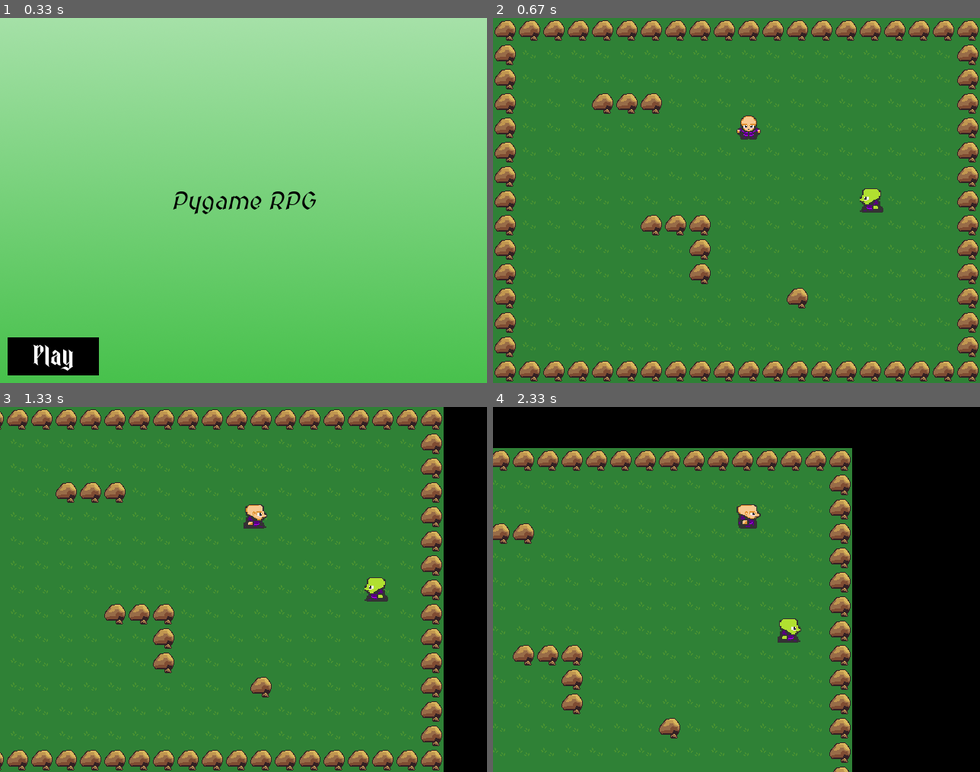
Above: before the commit, frames 1-4 (two rows, left to right).
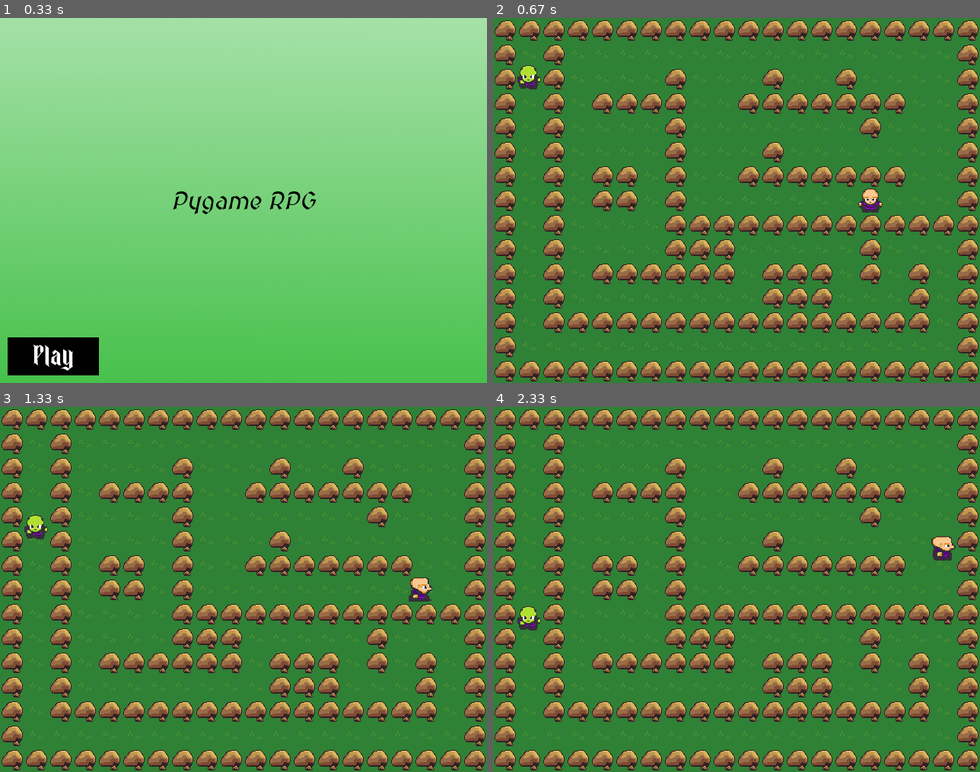
Above: after the commit, the same moments.

Repository: DannyCamacho/coin-chase-pygame
Game: pygame game, started from main.py
Two runs of this game, one before a commit and one after it. Both use one fixed random seed, a clock stepped at 60 frames per second and the inputs below.
Inputs (mouse positions are in pixels of both pictures, inside the frame that each line leads up to):
- Up to frame 1 (0.33 s): no input
- Up to frame 2 (0.67 s): click (546, 357) at 0.38 s
- Up to frame 3 (1.33 s): tap Space at 0.67 s; hold Right from 1 s (still down)
- Up to frame 4 (2.33 s): release Right at 1.47 s; hold Up 1.5-1.8 s; hold Right 1.83-2.3 s

Frame 1 is identical in both runs. In frame 2, 15% of the frame differs, in the area x 5-95%, y 7-87%; in frame 3, 40%; in frame 4, 60%, in the area x 0-100%, y 0-100%.

Commit message:
add a* pathfinding algorithm

Diff:
--- a/config.py
+++ b/config.py
@@ -17,38 +17,23 @@
 BLACK = (0, 0, 0)
 WHITE = (255, 255, 255)
 
+MAP_WIDTH = 20
+MAP_HEIGHT = 15
+
 tilemap = [
     'BBBBBBBBBBBBBBBBBBBB',
-    'B..................B',
-    'B..................B',
-    'B...BBB............B',
-    'B.........P........B',
-    'B..................B',
-    'B..................B',
-    'B...............E..B',
-    'B.....BBB..........B',
-    'B.......B..........B',
-    'B.......B..........B',
-    'B...........B......B',
-    'B..................B',
+    'BEB................B',
+    'B.B....B...B..B....B',
+    'B.B.BBBB..BBBBBBB..B',
+    'B.B....B.......B...B',
+    'B.B....B...B.......B',
+    'B.B.BB.B..BBBBBBB..B',
+    'B.B.BB.B.......P...B',
+    'B.B....BBBBBBBBBBBBB',
+    'B.B....BBB.....B...B',
+    'B.B.BBBBBB.BBB.B.B.B',
+    'B.B........BBB...B.B',
+    'B.BBBBBBBBBBBBBBBB.B',
     'B..................B',
     'BBBBBBBBBBBBBBBBBBBB',
 ]
-
-obstaclemap = [
-    'BBBBBBBBBBBBBBBBBBBB',
-    'B..................B',
-    'B..................B',
-    'B...BBB............B',
-    'B..................B',
-    'B..................B',
-    'B..................B',
-    'B..................B',
-    'B.....BBB..........B',
-    'B.......B..........B',
-    'B.......B..........B',
-    'B...........B......B',
-    'B..................B',
-    'B..................B',
-    'BBBBBBBBBBBBBBBBBBBB',
-]
--- a/main.py
+++ b/main.py
@@ -31,8 +31,6 @@
                     Enemy(self, j, i)
                 if col == "P":
                     self.player = Player(self, j, i)
-                if col == ".":
-                    pass
 
     def new(self):  # a new game starts
         self.playing = True
--- a/sprites.py
+++ b/sprites.py
@@ -2,6 +2,7 @@
 from config import *
 import math
 import random
+import heapq
 
 
 class Spritesheet:
@@ -17,7 +18,6 @@
 
 class Player(pygame.sprite.Sprite):
     def __init__(self, game, x, y):
-
         self.game = game
         self._layer = PLAYER_LAYER
         self.groups = self.game.all_sprites
@@ -43,15 +43,12 @@
         self.down_animations = [self.game.character_spritesheet.get_sprite(3, 2, self.width, self.height),
                                 self.game.character_spritesheet.get_sprite(35, 2, self.width, self.height),
                                 self.game.character_spritesheet.get_sprite(68, 2, self.width, self.height)]
-
         self.up_animations = [self.game.character_spritesheet.get_sprite(3, 34, self.width, self.height),
                               self.game.character_spritesheet.get_sprite(35, 34, self.width, self.height),
                               self.game.character_spritesheet.get_sprite(68, 34, self.width, self.height)]
-
         self.left_animations = [self.game.character_spritesheet.get_sprite(3, 98, self.width, self.height),
                                 self.game.character_spritesheet.get_sprite(35, 98, self.width, self.height),
                                 self.game.character_spritesheet.get_sprite(68, 98, self.width, self.height)]
-
         self.right_animations = [self.game.character_spritesheet.get_sprite(3, 66, self.width, self.height),
                                  self.game.character_spritesheet.get_sprite(35, 66, self.width, self.height),
                                  self.game.character_spritesheet.get_sprite(68, 66, self.width, self.height)]
@@ -69,19 +66,19 @@
         self.x_change = 0
         self.y_change = 0
 
-    def move_camera(self, direction):
-        if direction == 'left':
-            for sprite in self.game.all_sprites:
-                sprite.rect.x += PLAYER_SPEED
-        if direction == 'right':
-            for sprite in self.game.all_sprites:
-                sprite.rect.x -= PLAYER_SPEED
-        if direction == 'up':
-            for sprite in self.game.all_sprites:
-                sprite.rect.y += PLAYER_SPEED
-        if direction == 'down':
-            for sprite in self.game.all_sprites:
-                sprite.rect.y -= PLAYER_SPEED
+    # def move_camera(self, direction):
+    #     if direction == 'left':
+    #         for sprite in self.game.all_sprites:
+    #             sprite.rect.x += PLAYER_SPEED
+    #     if direction == 'right':
+    #         for sprite in self.game.all_sprites:
+    #             sprite.rect.x -= PLAYER_SPEED
+    #     if direction == 'up':
+    #         for sprite in self.game.all_sprites:
+    #             sprite.rect.y += PLAYER_SPEED
+    #     if direction == 'down':
+    #         for sprite in self.game.all_sprites:
+    #             sprite.rect.y -= PLAYER_SPEED
 
     def movement(self):
         keys = pygame.key.get_pressed()
@@ -112,11 +109,11 @@
                     self.rect.x = hits[0].rect.left - self.rect.width
                 if self.x_change < 0:
                     self.rect.x = hits[0].rect.right
-            else:
-                if self.x_change < 0:
-                    self.move_camera('left')
-                elif self.x_change > 0:
-                    self.move_camera('right')
+            # else:
+            #     if self.x_change < 0:
+            #         self.move_camera('left')
+            #     elif self.x_change > 0:
+            #         self.move_camera('right')
         if direction == "y":
             hits = pygame.sprite.spritecollide(self, self.game.blocks, False)
             if hits:
@@ -124,11 +121,11 @@
                     self.rect.y = hits[0].rect.top - self.rect.height
                 if self.y_change < 0:
                     self.rect.y = hits[0].rect.bottom
-            else:
-                if self.y_change < 0:
-                    self.move_camera('up')
-                elif self.y_change > 0:
-                    self.move_camera('down')
+            # else:
+            #     if self.y_change < 0:
+            #         self.move_camera('up')
+            #     elif self.y_change > 0:
+            #         self.move_camera('down')
 
     def animate(self):
         if self.facing == "down":
@@ -139,7 +136,6 @@
                 self.animation_loop += 0.1
                 if self.animation_loop >= 3:
                     self.animation_loop = 1
-
         if self.facing == "up":
             if self.y_change == 0:
                 self.image = self.game.character_spritesheet.get_sprite(3, 34, self.width, self.height)
@@ -148,7 +144,6 @@
                 self.animation_loop += 0.1
                 if self.animation_loop >= 3:
                     self.animation_loop = 1
-
         if self.facing == "left":
             if self.x_change == 0:
                 self.image = self.game.character_spritesheet.get_sprite(3, 98, self.width, self.height)
@@ -157,7 +152,6 @@
                 self.animation_loop += 0.1
                 if self.animation_loop >= 3:
                     self.animation_loop = 1
-
         if self.facing == "right":
             if self.x_change == 0:
                 self.image = self.game.character_spritesheet.get_sprite(3, 66, self.width, self.height)
@@ -183,10 +177,8 @@
         self.x_change = 0
         self.y_change = 0
 
-        self.facing = random.choice(['left', 'right'])
+        self.facing = random.choice(['left', 'right', 'up', 'down'])
         self.animation_loop = 1
-        self.movement_loop = 0
-        self.max_travel = random.randint(17, 30)
 
         self.image = self.game.enemy_spritesheet.get_sprite(3, 2, self.width, self.height)
         self.image.set_colorkey(BLACK)
@@ -198,18 +190,16 @@
         self.down_animations = [self.game.enemy_spritesheet.get_sprite(3, 2, self.width, self.height),
                                 self.game.enemy_spritesheet.get_sprite(35, 2, self.width, self.height),
                                 self.game.enemy_spritesheet.get_sprite(68, 2, self.width, self.height)]
-
         self.up_animations = [self.game.enemy_spritesheet.get_sprite(3, 34, self.width, self.height),
                               self.game.enemy_spritesheet.get_sprite(35, 34, self.width, self.height),
                               self.game.enemy_spritesheet.get_sprite(68, 34, self.width, self.height)]
-
         self.left_animations = [self.game.enemy_spritesheet.get_sprite(3, 98, self.width, self.height),
                                 self.game.enemy_spritesheet.get_sprite(35, 98, self.width, self.height),
                                 self.game.enemy_spritesheet.get_sprite(68, 98, self.width, self.height)]
-
         self.right_animations = [self.game.enemy_spritesheet.get_sprite(3, 66, self.width, self.height),
                                  self.game.enemy_spritesheet.get_sprite(35, 66, self.width, self.height),
                                  self.game.enemy_spritesheet.get_sprite(68, 66, self.width, self.height)]
+        self.gmap = Gamemap(self.game)
 
     def update(self):
         self.movement()
@@ -222,38 +212,28 @@
 
         self.x_change = 0
         self.y_change = 0
-        self.a_star_path()
-
 
     def movement(self):
-        if self.facing == 'left':
-            self.x_change -= ENEMY_SPEED
-            self.movement_loop -= 1
-            if self.movement_loop <= -self.max_travel:
+        x1 = math.floor(self.rect.y / 32)
+        y1 = math.floor(self.rect.x / 32)
+        x2 = math.floor(self.game.player.rect.y / 32)
+        y2 = math.floor(self.game.player.rect.x / 32)
+
+        movement_path = a_star_search(self.gmap.game_map, [x1, y1], [x2, y2])
+        if movement_path:
+            direction = movement_path[0]
+            if direction[0] < self.rect.y / 32:
+                self.y_change -= ENEMY_SPEED
+                self.facing = 'up'
+            elif direction[0] > self.rect.y / 32:
+                self.y_change += ENEMY_SPEED
+                self.facing = 'down'
+            if direction[1] < self.rect.x / 32:
+                self.x_change -= ENEMY_SPEED
+                self.facing = 'left'
+            elif direction[1] > self.rect.x / 32:
+                self.x_change += ENEMY_SPEED
                 self.facing = 'right'
-        if self.facing == 'right':
-            self.x_change += ENEMY_SPEED
-            self.movement_loop += 1
-            if self.movement_loop >= self.max_travel:
-                self.facing = 'left'
-        if self.facing == 'up':
-            self.y_change -= ENEMY_SPEED
-            self.facing = 'up'
-        if self.facing == 'down':
-            self.y_change += ENEMY_SPEED
-            self.facing = 'down'
-
-    def a_star_path(self):
-        current_map = []
-        for row in obstaclemap:
-            current_map.append(row)
-        pos_x = math.floor(self.game.player.x/TILESIZE)
-        pos_y = math.floor(self.game.player.y/TILESIZE)
-        x = math.floor(self.rect.x/TILESIZE)
-        y = math.floor(self.rect.y/TILESIZE)
-        current_map[pos_x] = current_map[pos_x][:pos_y] + 'P' + current_map[pos_x][pos_y + 1:]
-        current_map[y] = current_map[y][:x] + 'E' + current_map[y][x + 1:]
-        print(pos_y)
 
     def collide_blocks(self, direction):
         if direction == "x":
@@ -280,7 +260,6 @@
                 self.animation_loop += 0.1
                 if self.animation_loop >= 3:
                     self.animation_loop = 1
-
         if self.facing == "up":
             if self.y_change == 0:
                 self.image = self.game.enemy_spritesheet.get_sprite(3, 34, self.width, self.height)
@@ -289,7 +268,6 @@
                 self.animation_loop += 0.1
                 if self.animation_loop >= 3:
                     self.animation_loop = 1
-
         if self.facing == "left":
             if self.x_change == 0:
                 self.image = self.game.enemy_spritesheet.get_sprite(3, 98, self.width, self.height)
@@ -298,7 +276,6 @@
                 self.animation_loop += 0.1
                 if self.animation_loop >= 3:
                     self.animation_loop = 1
-
         if self.facing == "right":
             if self.x_change == 0:
                 self.image = self.game.enemy_spritesheet.get_sprite(3, 66, self.width, self.height)
@@ -391,7 +368,6 @@
         self.y = y
         self.width = TILESIZE
         self.height = TILESIZE
-
         self.animation_loop = 0
 
         self.image = self.game.attack_spritesheet.get_sprite(0, 0, self.width, self.height)
@@ -405,19 +381,16 @@
                                  self.game.attack_spritesheet.get_sprite(64, 64, self.width, self.height),
                                  self.game.attack_spritesheet.get_sprite(96, 64, self.width, self.height),
                                  self.game.attack_spritesheet.get_sprite(128, 64, self.width, self.height)]
-
         self.down_animations = [self.game.attack_spritesheet.get_sprite(0, 32, self.width, self.height),
                                 self.game.attack_spritesheet.get_sprite(32, 32, self.width, self.height),
                                 self.game.attack_spritesheet.get_sprite(64, 32, self.width, self.height),
                                 self.game.attack_spritesheet.get_sprite(96, 32, self.width, self.height),
                                 self.game.attack_spritesheet.get_sprite(128, 32, self.width, self.height)]
-
         self.left_animations = [self.game.attack_spritesheet.get_sprite(0, 96, self.width, self.height),
                                 self.game.attack_spritesheet.get_sprite(32, 96, self.width, self.height),
                                 self.game.attack_spritesheet.get_sprite(64, 96, self.width, self.height),
                                 self.game.attack_spritesheet.get_sprite(96, 96, self.width, self.height),
                                 self.game.attack_spritesheet.get_sprite(128, 96, self.width, self.height)]
-
         self.up_animations = [self.game.attack_spritesheet.get_sprite(0, 0, self.width, self.height),
                               self.game.attack_spritesheet.get_sprite(32, 0, self.width, self.height),
                               self.game.attack_spritesheet.get_sprite(64, 0, self.width, self.height),
@@ -429,7 +402,7 @@
         self.collide()
 
     def collide(self):
-        hits = pygame.sprite.spritecollide(self, self.game.enemies, True)
+        pygame.sprite.spritecollide(self, self.game.enemies, True)
 
     def animate(self):
         direction = self.game.player.facing
@@ -453,3 +426,167 @@
             self.animation_loop += 0.5
             if self.animation_loop >= 5:
                 self.kill()
+
+
+class Gamemap:
+    def __init__(self, game):
+        self.game = game
+        self.game_map = []
+
+        for row in tilemap:
+            temp = []
+            for ch in row:
+                if ch == 'B':
+                    temp.append(0)
+                else:
+                    temp.append(1)
+            self.game_map.append(temp)
+
+
+class Cell:
+    def __init__(self):
+        self.parent_i = 0  # Parent cell's row index
+        self.parent_j = 0  # Parent cell's column index
+        self.f = float('inf')  # Total cost of the cell (g + h)
+        self.g = float('inf')  # Cost from start to this cell
+        self.h = 0  # Heuristic cost from this cell to destination
+
+
+# Define the size of the grid
+ROW = MAP_HEIGHT
+COL = MAP_WIDTH
+
+
+# Check if a cell is valid (within the grid)
+def is_valid(row, col):
+    return (row >= 0) and (row < ROW) and (col >= 0) and (col < COL)
+
+
+# Check if a cell is unblocked
+def is_unblocked(grid, row, col):
+    return grid[row][col] == 1
+
+
+# Check if a cell is the destination
+def is_destination(row, col, dest):
+    return row == dest[0] and col == dest[1]
+
+
+# Calculate the heuristic value of a cell (Euclidean distance to destination)
+def calculate_h_value(row, col, dest):
+    return ((row - dest[0]) ** 2 + (col - dest[1]) ** 2) ** 0.5
+
+
+# Trace the path from source to destination
+def trace_path(cell_details, dest):
+    # print("The Path is ")
+    path = []
+    row = dest[0]
+    col = dest[1]
+
+    # Trace the path from destination to source using parent cells
+    while not (cell_details[row][col].parent_i == row and cell_details[row][col].parent_j == col):
+        path.append((row, col))
+        temp_row = cell_details[row][col].parent_i
+        temp_col = cell_details[row][col].parent_j
+        row = temp_row
+        col = temp_col
+
+    # Add the source cell to the path
+    # path.append((row, col))
+    # Reverse the path to get the path from source to destination
+    path.reverse()
+    return path
+    # Print the path
+    # for i in path:
+    #     print("->", i, end=" ")
+    # print()
+
+
+# Implement the A* search algorithm
+def a_star_search(grid, src, dest):
+    # Check if the source and destination are valid
+    if not is_valid(src[0], src[1]) or not is_valid(dest[0], dest[1]):
+        # print("Source or destination is invalid")
+        return
+
+    # Check if the source and destination are unblocked
+    if not is_unblocked(grid, src[0], src[1]) or not is_unblocked(grid, dest[0], dest[1]):
+        # print("Source or the destination is blocked")
+        return
+
+    # Check if we are already at the destination
+    if is_destination(src[0], src[1], dest):
+        # print("We are already at the destination")
+        return
+
+    # Initialize the closed list (visited cells)
+    closed_list = [[False for _ in range(COL)] for _ in range(ROW)]
+    # Initialize the details of each cell
+    cell_details = [[Cell() for _ in range(COL)] for _ in range(ROW)]
+
+    # Initialize the start cell details
+    i = src[0]
+    j = src[1]
+    cell_details[i][j].f = 0
+    cell_details[i][j].g = 0
+    cell_details[i][j].h = 0
+    cell_details[i][j].parent_i = i
+    cell_details[i][j].parent_j = j
+
+    # Initialize the open list (cells to be visited) with the start cell
+    open_list = []
+    heapq.heappush(open_list, (0.0, i, j))
+
+    # Initialize the flag for whether destination is found
+    found_dest = False
+
+    # Main loop of A* search algorithm
+    while len(open_list) > 0:
+        # Pop the cell with the smallest f value from the open list
+        p = heapq.heappop(open_list)
+
+        # Mark the cell as visited
+        i = p[1]
+        j = p[2]
+        closed_list[i][j] = True
+
+        # For each direction, check the successors
+        directions = [(0, 1), (0, -1), (1, 0), (-1, 0), (1, 1), (1, -1), (-1, 1), (-1, -1)]
+        for dir in directions:
+            new_i = i + dir[0]
+            new_j = j + dir[1]
+
+            # If the successor is valid, unblocked, and not visited
+            if is_valid(new_i, new_j) and is_unblocked(grid, new_i, new_j) and not closed_list[new_i][new_j]:
+                # If the successor is the destination
+                if is_destination(new_i, new_j, dest):
+                    # Set the parent of the destination cell
+                    cell_details[new_i][new_j].parent_i = i
+                    cell_details[new_i][new_j].parent_j = j
+                    # print("The destination cell is found")
+                    # Trace and print the path from source to destination
+                    movement_path = trace_path(cell_details, dest)
+                    found_dest = True
+                    return movement_path
+                else:
+                    # Calculate the new f, g, and h values
+                    g_new = cell_details[i][j].g + 1.0
+                    h_new = calculate_h_value(new_i, new_j, dest)
+                    f_new = g_new + h_new
+
+                    # If the cell is not in the open list or the new f value is smaller
+                    if cell_details[new_i][new_j].f == float('inf') or cell_details[new_i][new_j].f > f_new:
+                        # Add the cell to the open list
+                        heapq.heappush(open_list, (f_new, new_i, new_j))
+                        # Update the cell details
+                        cell_details[new_i][new_j].f = f_new
+                        cell_details[new_i][new_j].g = g_new
+                        cell_details[new_i][new_j].h = h_new
+                        cell_details[new_i][new_j].parent_i = i
+                        cell_details[new_i][new_j].parent_j = j
+
+    # If the destination is not found after visiting all cells
+    if not found_dest:
+        pass
+        # print("Failed to find the destination cell")
